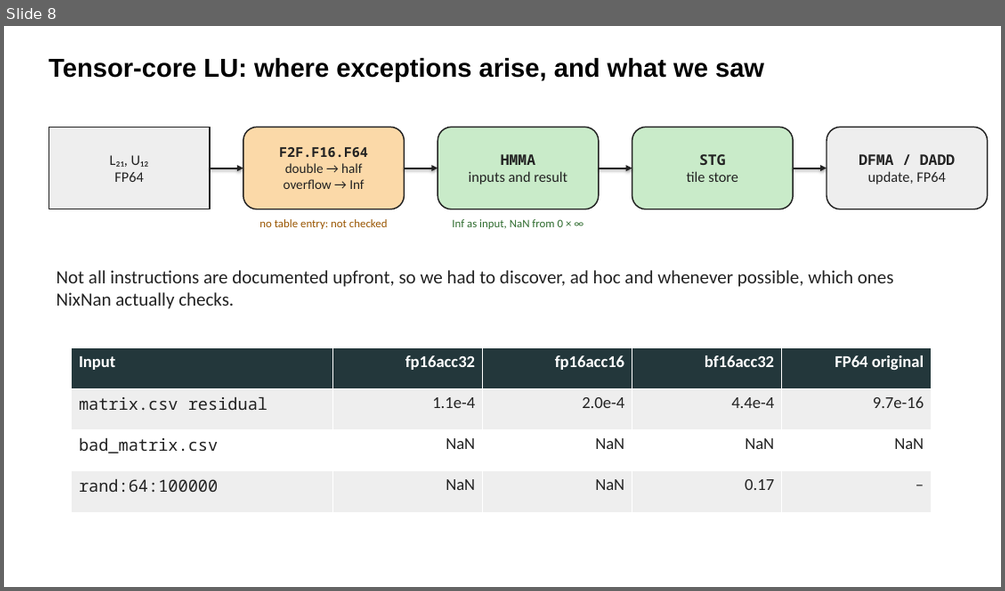
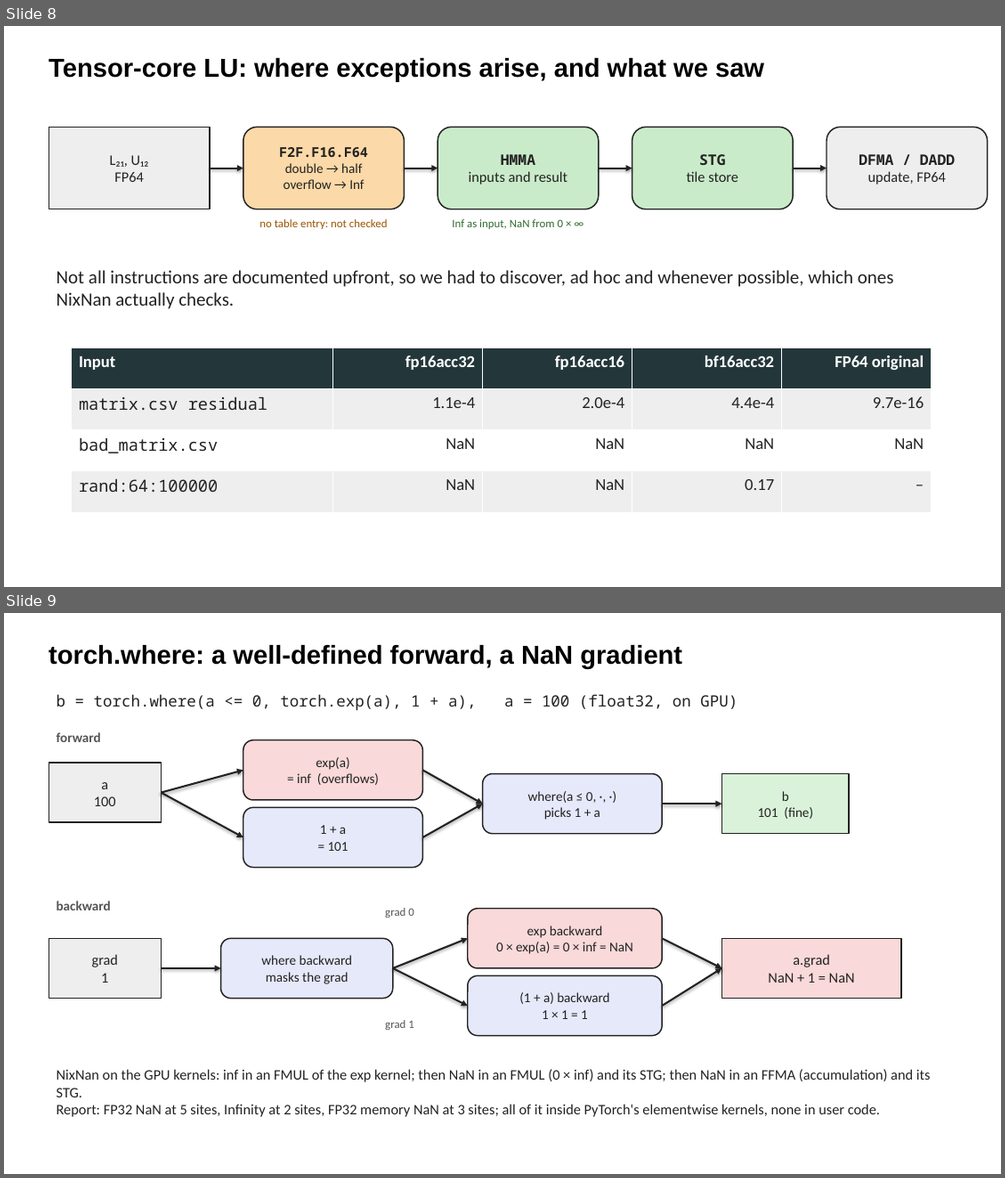
Before and after one commit to parfloat/SC26-Tutorial, a slide deck: lu_solve_gpu/LU_Slides.pptx. Shown one above the other, each under a label of ours: slide 8 before the commit, slides 8 and 9 after it. The pictures are 1005x591 and 1005x1178 pixels, drawn with LibreOffice and Linux fonts; fonts in the diff are those of the drawing. Boxes give left, top, right and bottom in pixels: in the first picture for what was removed or moved away, otherwise in the second. Text is boxed around its words. In the diff, an @@ line names an element or a change of style, - is before the commit and + after.

```diff
--- a/lu_solve_gpu/LU_Slides.pptx
+++ b/lu_solve_gpu/LU_Slides.pptx
@@ slide 9 added at (4, 613, 1001, 1174), background #FFFFFF @@
@@ text added at (48, 645, 682, 669), 25 pt, text #000000, bold @@
+torch.where: a well-defined forward, a NaN gradient
@@ text added at (57, 694, 737, 711), 15 pt, text #222222 @@
+b = torch.where(a <= 0, torch.exp(a), 1 + a), a = 100 (float32, on GPU)
@@ text added at (57, 732, 101, 742), 13 pt, text #555555, bold @@
+forward
@@ rounded rectangle added at (243, 740, 423, 800), fill #F9D9D9, outline #222222 1.25 pt, 13 pt, text #222222 @@
+exp(a)
+= inf (overflows)
@@ rectangle added at (48, 763, 161, 822), fill #EEEEEE, outline #222222 1.25 pt, 14 pt, text #222222 @@
+a
+100
@@ arrow added from (161, 793) to (243, 770), #222222 1.75 pt @@
@@ arrow added from (423, 770) to (483, 803), #222222 1.75 pt @@
@@ arrow added from (161, 793) to (243, 837), #222222 1.75 pt @@
@@ rounded rectangle added at (483, 774, 662, 834), fill #E6E9FA, outline #222222 1.25 pt, 13 pt, text #222222 @@
+where(a ≤ 0, ·, ·)
+picks 1 + a
@@ rectangle added at (722, 774, 849, 834), fill #D9F2D9, outline #222222 1.25 pt, 13 pt, text #222222 @@
+b
+101 (fine)
@@ rounded rectangle added at (243, 807, 423, 868), fill #E6E9FA, outline #222222 1.25 pt, 13 pt, text #222222 @@
+1 + a
+= 101
@@ arrow added from (423, 837) to (483, 803), #222222 1.75 pt @@
@@ arrow added from (662, 803) to (722, 803), #222222 1.75 pt @@
@@ text added at (57, 900, 111, 910), 13 pt, text #555555, bold @@
+backward
@@ text added at (385, 908, 413, 917), 11 pt, text #555555 @@
+grad 0
@@ rounded rectangle added at (468, 908, 662, 968), fill #F9D9D9, outline #222222 1.25 pt, 13 pt, text #222222 @@
+exp backward
+0 × exp(a) = 0 × inf = NaN
@@ rectangle added at (48, 938, 161, 998), fill #EEEEEE, outline #222222 1.25 pt, 14 pt, text #222222 @@
+grad
+1
@@ rounded rectangle added at (221, 938, 393, 998), fill #E6E9FA, outline #222222 1.25 pt, 13 pt, text #222222 @@
+where backward
+masks the grad
@@ arrow added from (393, 968) to (468, 938), #222222 1.75 pt @@
@@ arrow added from (662, 938) to (722, 968), #222222 1.75 pt @@
@@ rectangle added at (722, 938, 901, 998), fill #F9D9D9, outline #222222 1.25 pt, 14 pt, text #222222 @@
+a.grad
+NaN + 1 = NaN
@@ arrow added from (161, 968) to (221, 968), #222222 1.75 pt @@
@@ arrow added from (393, 968) to (468, 1005), #222222 1.75 pt @@
@@ rounded rectangle added at (468, 976, 662, 1036), fill #E6E9FA, outline #222222 1.25 pt, 13 pt, text #222222 @@
+(1 + a) backward
+1 × 1 = 1
@@ arrow added from (662, 1005) to (722, 968), #222222 1.75 pt @@
@@ text added at (385, 1020, 413, 1030), 11 pt, text #555555 @@
+grad 1
@@ text added at (57, 1069, 930, 1117), 14 pt, text #222222 @@
+NixNan on the GPU kernels: inf in an FMUL of the exp kernel; then NaN in an FMUL (0 × inf) and its STG; then NaN in an FFMA (accumulation) and its STG.
+Report: FP32 NaN at 5 sites, Infinity at 2 sites, FP32 memory NaN at 3 sites; all of it inside PyTorch's elementwise kernels, none in user code.
```
Also in this commit, not shown: 1 other slide added, 3 other files.
